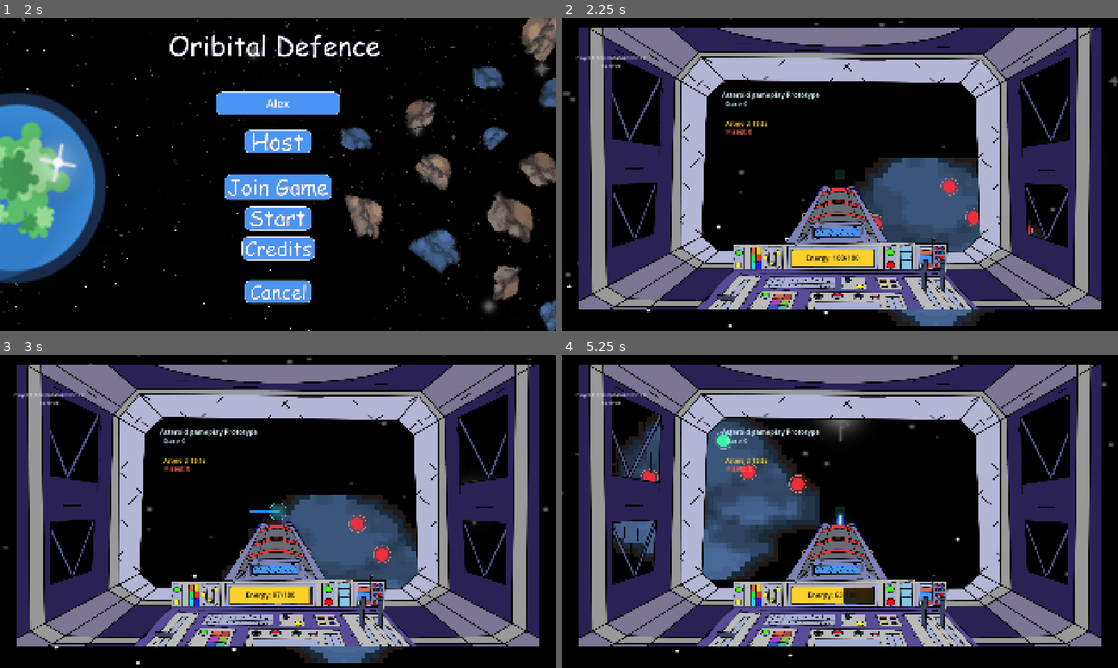
Above: before the commit, frames 1-4 (two rows, left to right).
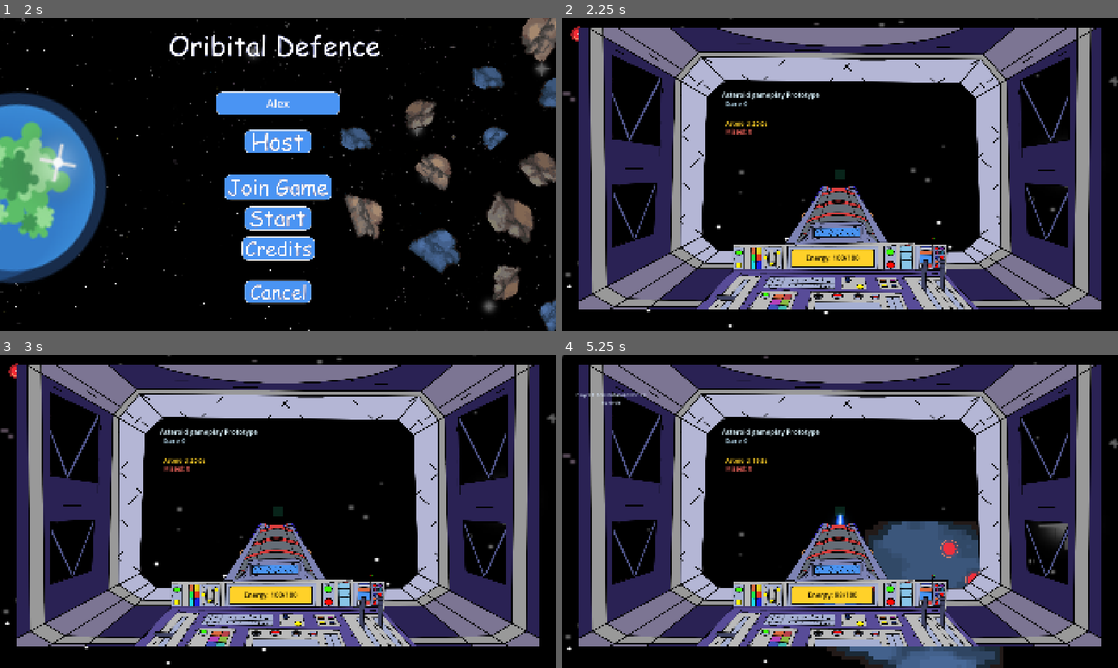
Above: after the commit, the same moments.

Repository: Spudoku/orbital-defense
Game: Godot game, scene res://scenes/control.tscn
The game is run twice, just before and just after one commit, with the same random seed, the same clock (stepped at 60 frames per second) and the same inputs.
Inputs (mouse positions are in pixels of both pictures, inside the frame that each line leads up to):
- Up to frame 1 (2 s): click (278, 102) at 0.52 s; type "Alex" at 0.6 s; click (278, 143) at 1.25 s
- Up to frame 2 (2.25 s): click (840, 218) at 2 s
- Up to frame 3 (3 s): tap Enter at 2.75 s; hold Right (move_right) from 2.78 s (still down); hold Space (fire_laser) from 2.78 s (still down)
- Up to frame 4 (5.25 s): release Right (move_right) at 3.53 s; release Space (fire_laser) at 3.53 s; hold Down (move_down) 3.53-4.28 s; tap Space (fire_laser) at 3.6, 5.1 s; hold Right (move_right) 4.28-5.03 s; hold Space (fire_laser) 4.28-5.03 s; hold Up (move_up) from 5.03 s (still down)

Frame 1 is identical in both runs. In frame 2, 6.6% of the frame differs, in the area x 1-87%, y 2-99%; in frame 3, 7.4%; in frame 4, 16%, in the area x 0-100%, y 0-100%.

Commit message:
Re-integrated animation timers

Diff:
--- a/scenes/keyboard_tracing_prototype.tscn
+++ b/scenes/keyboard_tracing_prototype.tscn
@@ -3,10 +3,174 @@
 [ext_resource type="Script" uid="uid://0q8ww4pgy4g6" path="res://scripts/keyboard_tracing_prototype.gd" id="1_shared"]
 [ext_resource type="Texture2D" uid="uid://c5mt24dkail1n" path="res://assets/stars_final.png" id="2_5xpsm"]
 [ext_resource type="PackedScene" uid="uid://tovhl7v6nprq" path="res://scenes/energy_display.tscn" id="3_energy"]
+[ext_resource type="Texture2D" uid="uid://hd05sjgaeiwt" path="res://assets/Asteroids Assets/AnimsBlue/blue1_debris_sheet.png" id="3_n2dsk"]
 [ext_resource type="Texture2D" uid="uid://ucvr2q47306v" path="res://assets/Asteroids Assets/MovingBlue/asteroidblue1_flyin_sheet.png" id="4_1xbqd"]
 [ext_resource type="Texture2D" uid="uid://d1pe36wcp1n83" path="res://assets/cockpit_player_1.png" id="4_cockpit1"]
+[ext_resource type="Texture2D" uid="uid://by3hcptjqrteo" path="res://assets/Asteroids Assets/AnimsBlue/blue2_debris_sheet.png" id="4_g3e4h"]
 [ext_resource type="Texture2D" uid="uid://ckktmvl2ykgdn" path="res://assets/Asteroids Assets/MovingBlue/asteroidblue2_flyin_sheet.png" id="4_vlg2t"]
+[ext_resource type="Texture2D" uid="uid://cnmxqk02ajfuj" path="res://assets/Asteroids Assets/AnimsBlue/blue3_debris_sheet.png" id="5_7quw3"]
 [ext_resource type="PackedScene" path="res://scenes/pause_menu.tscn" id="5_pause"]
+[ext_resource type="Texture2D" uid="uid://chrsljpyqt05m" path="res://assets/Asteroids Assets/AnimsBlue/blue4_debris_sheet.png" id="6_he78u"]
+
+[sub_resource type="AtlasTexture" id="AtlasTexture_f1pa6"]
+atlas = ExtResource("3_n2dsk")
+region = Rect2(0, 0, 1176, 912)
+
+[sub_resource type="AtlasTexture" id="AtlasTexture_1o8hj"]
+atlas = ExtResource("3_n2dsk")
+region = Rect2(1176, 0, 1176, 912)
+
+[sub_resource type="AtlasTexture" id="AtlasTexture_kneag"]
+atlas = ExtResource("3_n2dsk")
+region = Rect2(2352, 0, 1176, 912)
+
+[sub_resource type="AtlasTexture" id="AtlasTexture_n0dxp"]
+atlas = ExtResource("3_n2dsk")
+region = Rect2(3528, 0, 1176, 912)
+
+[sub_resource type="AtlasTexture" id="AtlasTexture_ra2ye"]
+atlas = ExtResource("3_n2dsk")
+region = Rect2(4704, 0, 1176, 912)
+
+[sub_resource type="AtlasTexture" id="AtlasTexture_7d74g"]
+atlas = ExtResource("3_n2dsk")
+region = Rect2(5880, 0, 1176, 912)
+
+[sub_resource type="AtlasTexture" id="AtlasTexture_liaey"]
+atlas = ExtResource("3_n2dsk")
+region = Rect2(7056, 0, 1176, 912)
+
+[sub_resource type="AtlasTexture" id="AtlasTexture_50wik"]
+atlas = ExtResource("3_n2dsk")
+region = Rect2(8232, 0, 1176, 912)
+
+[sub_resource type="AtlasTexture" id="AtlasTexture_txhm4"]
+atlas = ExtResource("3_n2dsk")
+region = Rect2(9408, 0, 1176, 912)
+
+[sub_resource type="AtlasTexture" id="AtlasTexture_xu86j"]
+atlas = ExtResource("3_n2dsk")
+region = Rect2(10584, 0, 1176, 912)
+
+[sub_resource type="AtlasTexture" id="AtlasTexture_0oceu"]
+atlas = ExtResource("4_g3e4h")
+region = Rect2(0, 0, 1092, 912)
+
+[sub_resource type="AtlasTexture" id="AtlasTexture_h22s6"]
+atlas = ExtResource("4_g3e4h")
+region = Rect2(1092, 0, 1092, 912)
+
+[sub_resource type="AtlasTexture" id="AtlasTexture_nqgc6"]
+atlas = ExtResource("4_g3e4h")
+region = Rect2(2184, 0, 1092, 912)
+
+[sub_resource type="AtlasTexture" id="AtlasTexture_ftgu1"]
+atlas = ExtResource("4_g3e4h")
+region = Rect2(3276, 0, 1092, 912)
+
+[sub_resource type="AtlasTexture" id="AtlasTexture_5q7w3"]
+atlas = ExtResource("4_g3e4h")
+region = Rect2(4368, 0, 1092, 912)
+
+[sub_resource type="AtlasTexture" id="AtlasTexture_6yitm"]
+atlas = ExtResource("4_g3e4h")
+region = Rect2(5460, 0, 1092, 912)
+
+[sub_resource type="AtlasTexture" id="AtlasTexture_wosrh"]
+atlas = ExtResource("4_g3e4h")
+region = Rect2(6552, 0, 1092, 912)
+
+[sub_resource type="AtlasTexture" id="AtlasTexture_3jk8f"]
+atlas = ExtResource("4_g3e4h")
+region = Rect2(7644, 0, 1092, 912)
+
+[sub_resource type="AtlasTexture" id="AtlasTexture_px4i0"]
+atlas = ExtResource("4_g3e4h")
+region = Rect2(8736, 0, 1092, 912)
+
+[sub_resource type="AtlasTexture" id="AtlasTexture_8uxib"]
+atlas = ExtResource("4_g3e4h")
+region = Rect2(9828, 0, 1092, 912)
+
+[sub_resource type="AtlasTexture" id="AtlasTexture_u662b"]
+atlas = ExtResource("5_7quw3")
+region = Rect2(0, 0, 1296, 912)
+
+[sub_resource type="AtlasTexture" id="AtlasTexture_0p7gu"]
+atlas = ExtResource("5_7quw3")
+region = Rect2(1296, 0, 1296, 912)
+
+[sub_resource type="AtlasTexture" id="AtlasTexture_xhr15"]
+atlas = ExtResource("5_7quw3")
+region = Rect2(2592, 0, 1296, 912)
+
+[sub_resource type="AtlasTexture" id="AtlasTexture_gr3hj"]
+atlas = ExtResource("5_7quw3")
+region = Rect2(3888, 0, 1296, 912)
+
+[sub_resource type="AtlasTexture" id="AtlasTexture_m0ja7"]
+atlas = ExtResource("5_7quw3")
+region = Rect2(5184, 0, 1296, 912)
+
+[sub_resource type="AtlasTexture" id="AtlasTexture_502w1"]
+atlas = ExtResource("5_7quw3")
+region = Rect2(6480, 0, 1296, 912)
+
+[sub_resource type="AtlasTexture" id="AtlasTexture_p2sna"]
+atlas = ExtResource("5_7quw3")
+region = Rect2(7776, 0, 1296, 912)
+
+[sub_resource type="AtlasTexture" id="AtlasTexture_7i7vt"]
+atlas = ExtResource("5_7quw3")
+region = Rect2(9072, 0, 1296, 912)
+
+[sub_resource type="AtlasTexture" id="AtlasTexture_jpeph"]
+atlas = ExtResource("5_7quw3")
+region = Rect2(10368, 0, 1296, 912)
+
+[sub_resource type="AtlasTexture" id="AtlasTexture_d383x"]
+atlas = ExtResource("5_7quw3")
+region = Rect2(11664, 0, 1296, 912)
+
+[sub_resource type="AtlasTexture" id="AtlasTexture_dm30o"]
+atlas = ExtResource("6_he78u")
+region = Rect2(0, 0, 1104, 912)
+
+[sub_resource type="AtlasTexture" id="AtlasTexture_0feid"]
+atlas = ExtResource("6_he78u")
+region = Rect2(1104, 0, 1104, 912)
+
+[sub_resource type="AtlasTexture" id="AtlasTexture_1rede"]
+atlas = ExtResource("6_he78u")
+region = Rect2(2208, 0, 1104, 912)
+
+[sub_resource type="AtlasTexture" id="AtlasTexture_l80lc"]
+atlas = ExtResource("6_he78u")
+region = Rect2(3312, 0, 1104, 912)
+
+[sub_resource type="AtlasTexture" id="AtlasTexture_2eo3l"]
+atlas = ExtResource("6_he78u")
+region = Rect2(4416, 0, 1104, 912)
+
+[sub_resource type="AtlasTexture" id="AtlasTexture_rv7kn"]
+atlas = ExtResource("6_he78u")
+region = Rect2(5520, 0, 1104, 912)
+
+[sub_resource type="AtlasTexture" id="AtlasTexture_thrfm"]
+atlas = ExtResource("6_he78u")
+region = Rect2(6624, 0, 1104, 912)
+
+[sub_resource type="AtlasTexture" id="AtlasTexture_nnii8"]
+atlas = ExtResource("6_he78u")
+region = Rect2(7728, 0, 1104, 912)
+
+[sub_resource type="AtlasTexture" id="AtlasTexture_batxp"]
+atlas = ExtResource("6_he78u")
+region = Rect2(8832, 0, 1104, 912)
+
+[sub_resource type="AtlasTexture" id="AtlasTexture_wbf21"]
+atlas = ExtResource("6_he78u")
+region = Rect2(9936, 0, 1104, 912)
 
 [sub_resource type="AtlasTexture" id="AtlasTexture_13n02"]
 atlas = ExtResource("4_1xbqd")
@@ -354,22 +518,142 @@
 
 [sub_resource type="SpriteFrames" id="SpriteFrames_f1ipo"]
 animations = [{
-"frames": [],
+"frames": [{
+"duration": 1.0,
+"texture": SubResource("AtlasTexture_f1pa6")
+}, {
+"duration": 1.0,
+"texture": SubResource("AtlasTexture_1o8hj")
+}, {
+"duration": 1.0,
+"texture": SubResource("AtlasTexture_kneag")
+}, {
+"duration": 1.0,
+"texture": SubResource("AtlasTexture_n0dxp")
+}, {
+"duration": 1.0,
+"texture": SubResource("AtlasTexture_ra2ye")
+}, {
+"duration": 1.0,
+"texture": SubResource("AtlasTexture_7d74g")
+}, {
+"duration": 1.0,
+"texture": SubResource("AtlasTexture_liaey")
+}, {
+"duration": 1.0,
+"texture": SubResource("AtlasTexture_50wik")
+}, {
+"duration": 1.0,
+"texture": SubResource("AtlasTexture_txhm4")
+}, {
+"duration": 1.0,
+"texture": SubResource("AtlasTexture_xu86j")
+}],
 "loop": true,
 "name": &"blue_explode_1",
 "speed": 12.0
 }, {
-"frames": [],
+"frames": [{
+"duration": 1.0,
+"texture": SubResource("AtlasTexture_0oceu")
+}, {
+"duration": 1.0,
+"texture": SubResource("AtlasTexture_h22s6")
+}, {
+"duration": 1.0,
+"texture": SubResource("AtlasTexture_nqgc6")
+}, {
+"duration": 1.0,
+"texture": SubResource("AtlasTexture_ftgu1")
+}, {
+"duration": 1.0,
+"texture": SubResource("AtlasTexture_5q7w3")
+}, {
+"duration": 1.0,
+"texture": SubResource("AtlasTexture_6yitm")
+}, {
+"duration": 1.0,
+"texture": SubResource("AtlasTexture_wosrh")
+}, {
+"duration": 1.0,
+"texture": SubResource("AtlasTexture_3jk8f")
+}, {
+"duration": 1.0,
+"texture": SubResource("AtlasTexture_px4i0")
+}, {
+"duration": 1.0,
+"texture": SubResource("AtlasTexture_8uxib")
+}],
 "loop": true,
 "name": &"blue_explode_2",
 "speed": 12.0
 }, {
-"frames": [],
+"frames": [{
+"duration": 1.0,
+"texture": SubResource("AtlasTexture_u662b")
+}, {
+"duration": 1.0,
+"texture": SubResource("AtlasTexture_0p7gu")
+}, {
+"duration": 1.0,
+"texture": SubResource("AtlasTexture_xhr15")
+}, {
+"duration": 1.0,
+"texture": SubResource("AtlasTexture_gr3hj")
+}, {
+"duration": 1.0,
+"texture": SubResource("AtlasTexture_m0ja7")
+}, {
+"duration": 1.0,
+"texture": SubResource("AtlasTexture_502w1")
+}, {
+"duration": 1.0,
+"texture": SubResource("AtlasTexture_p2sna")
+}, {
+"duration": 1.0,
+"texture": SubResource("AtlasTexture_7i7vt")
+}, {
+"duration": 1.0,
+"texture": SubResource("AtlasTexture_jpeph")
+}, {
+"duration": 1.0,
+"texture": SubResource("AtlasTexture_d383x")
+}],
 "loop": true,
 "name": &"blue_explode_3",
 "speed": 12.0
 }, {
-"frames": [],
+"frames": [{
+"duration": 1.0,
+"texture": SubResource("AtlasTexture_dm30o")
+}, {
+"duration": 1.0,
+"texture": SubResource("AtlasTexture_0feid")
+}, {
+"duration": 1.0,
+"texture": SubResource("AtlasTexture_1rede")
+}, {
+"duration": 1.0,
+"texture": SubResource("AtlasTexture_l80lc")
+}, {
+"duration": 1.0,
+"texture": SubResource("AtlasTexture_2eo3l")
+}, {
+"duration": 1.0,
+"texture": SubResource("AtlasTexture_rv7kn")
+}, {
+"duration": 1.0,
+"texture": SubResource("AtlasTexture_thrfm")
+}, {
+"duration": 1.0,
+"texture": SubResource("AtlasTexture_nnii8")
+}, {
+"duration": 1.0,
+"texture": SubResource("AtlasTexture_batxp")
+}, {
+"duration": 1.0,
+"texture": SubResource("AtlasTexture_wbf21")
+}],
 "loop": true,
 "name": &"blue_explode_4",
 "speed": 12.0
@@ -695,6 +979,7 @@
 texture_filter = 1
 
 [node name="AnimatedAsteroid" type="AnimatedSprite2D" parent="." unique_id=912315446]
+visible = false
 sprite_frames = SubResource("SpriteFrames_f1ipo")
 animation = &"blue_explode_4"
 
--- a/scripts/keyboard_tracing_prototype.gd
+++ b/scripts/keyboard_tracing_prototype.gd
@@ -298,13 +298,20 @@
 
 #region gamelogic
 func _new_asteroid_round() -> void:
+	_clear_laser_line()
+	set_process(false)
+	_asteroid.visible = false
+	# hide targets
+	for target in _targets:
+		target.visible = false
+
+	await get_tree().create_timer(3).timeout
+
 	_reset_targets()
-	_clear_laser_line()
-
-	if multiplayer.is_server():
-		# TODO: set a timer and wait for asteroid animation
-		# to end
-		return
+	_asteroid.visible = true
+	for target in _targets:
+		target.visible = true
+	set_process(true)
 
 
 # target logic: handle as server
@@ -330,26 +337,35 @@
 
 
 func _complete_asteroid() -> void:
-	if not multiplayer.is_server():
-		return
-
-	score += 1
-	energy = MAX_ENERGY
-	_round_flash = 1.0
-
-	_new_asteroid_round()
+	print("asteroid completed!")
+	set_process(false)
+	# TODO: play asteroid explosion effects
+	var animation_length = 0.5
+	await get_tree().create_timer(animation_length).timeout
+
+
+	if multiplayer.is_server():
+		score += 1
+		energy = MAX_ENERGY
+		_round_flash = 1.0
+
+		_new_asteroid_round()
 
 
 func _miss_asteroid() -> void:
-	if not multiplayer.is_server():
-		return
-
-	missed_asteroids += 1
-	score = maxi(0, score - 1)
-	energy = MAX_ENERGY - ASTEROID_MISS_ENERGY_PENALTY
-	_round_flash = 1.0
-
-	_new_asteroid_round()
+	set_process(false)
+	var animation_length = 0.5
+	await get_tree().create_timer(animation_length).timeout
+	print("asteroid missed!")
+
+
+	if multiplayer.is_server():
+		missed_asteroids += 1
+		score = maxi(0, score - 1)
+		energy = MAX_ENERGY - ASTEROID_MISS_ENERGY_PENALTY
+		_round_flash = 1.0
+
+		_new_asteroid_round()
 
 # server only
 func _randomize_asteroid() -> void:
